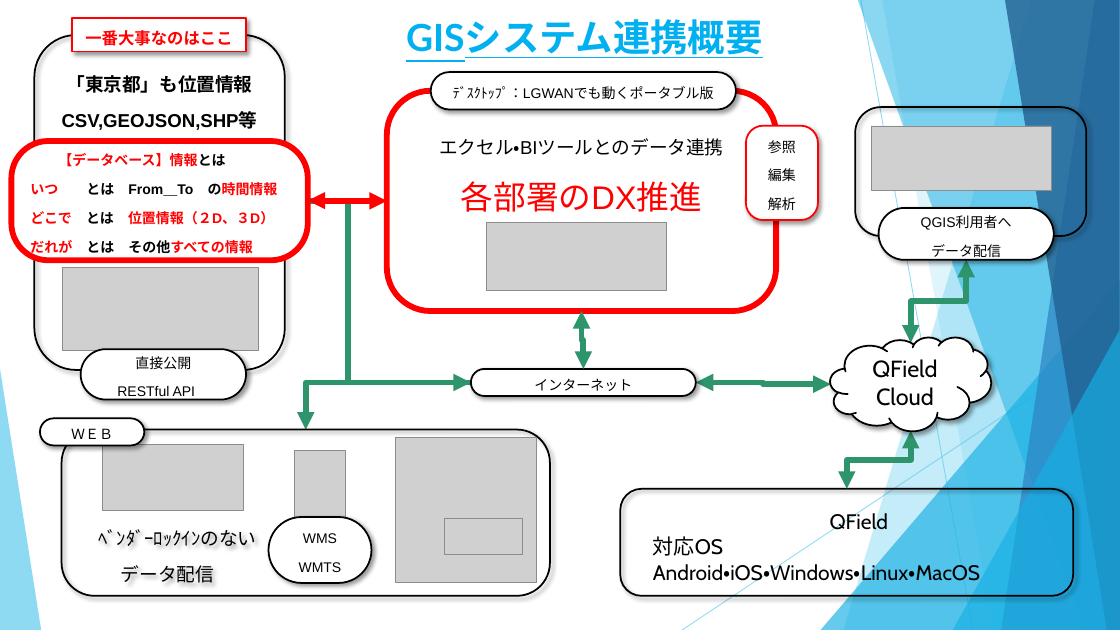
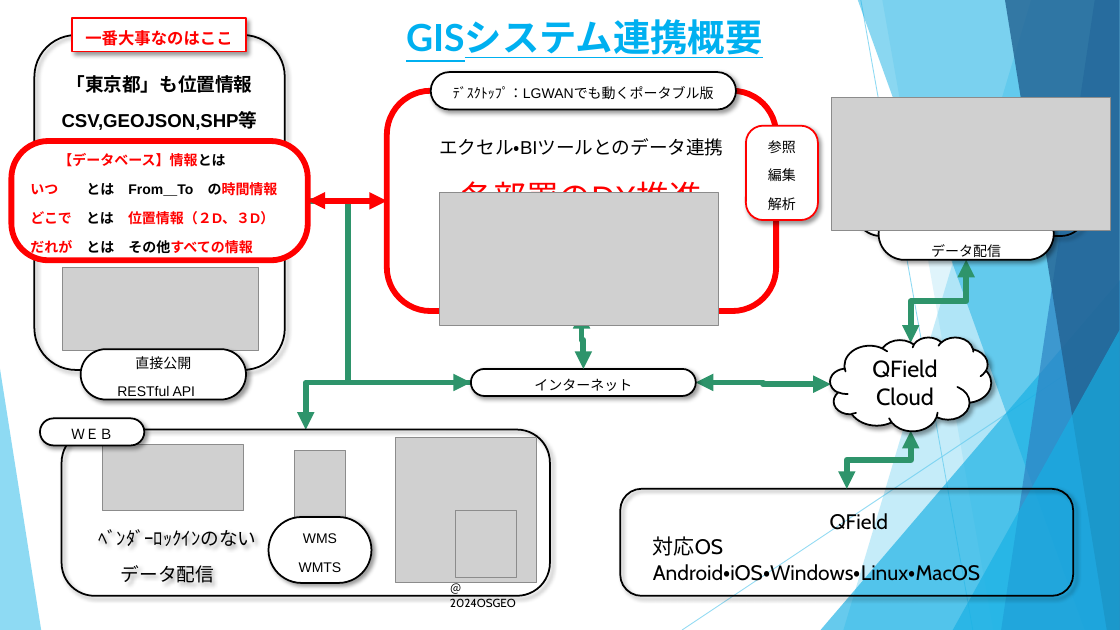
Before and after one commit to yamamoto-ryuzo/portal, a slide deck: slide 1 of パワーポイント/QGISのソリューション.pptx. Drawn at 1120x630 pixels with LibreOffice and Linux fonts; fonts in the diff are those of the drawing; grey boxes stand for pictures. Boxes give left, top, right and bottom in pixels: in the first picture for what was removed or moved away, otherwise in the second. Text is boxed around its words. In the diff, an @@ line names an element or a change of style, - is before the commit and + after.

```diff
--- a/パワーポイント/QGISのソリューション.pptx
+++ b/パワーポイント/QGISのソリューション.pptx
@@ picture added at box(832, 97, 1111, 231) @@
@@ picture removed at box(871, 126, 1052, 191) @@
@@ picture added at box(439, 192, 718, 326) @@
@@ picture removed at box(486, 223, 667, 292) @@
@@ picture removed at box(444, 518, 523, 555) @@
@@ picture added at box(455, 510, 516, 577) @@
@@ text added at box(450, 598, 516, 607), 10 pt, text #000000 @@
+＠2024OSGEO
```
Also in this commit, not shown: 1 other slide changed, 1 other file.
